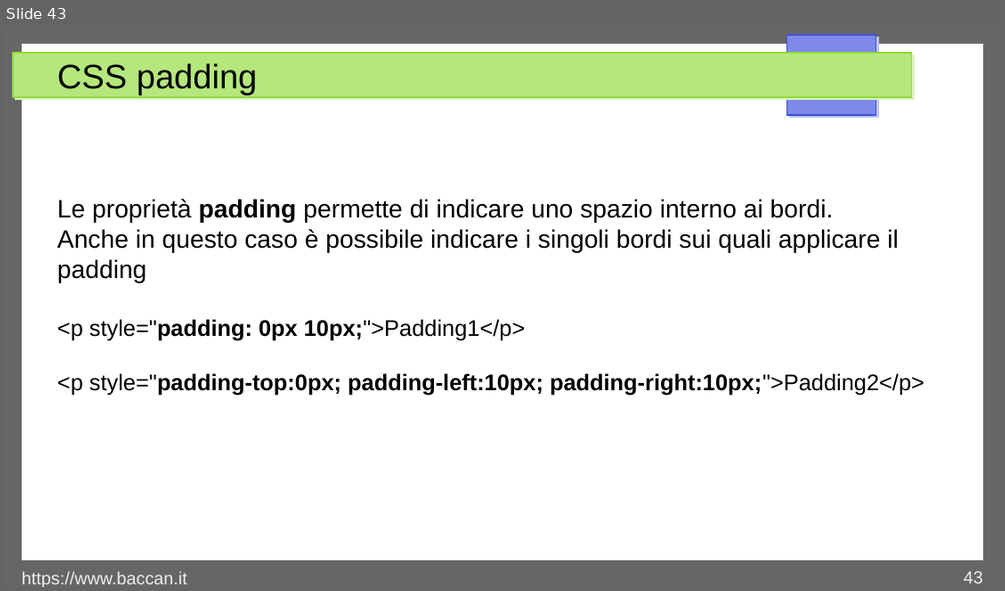
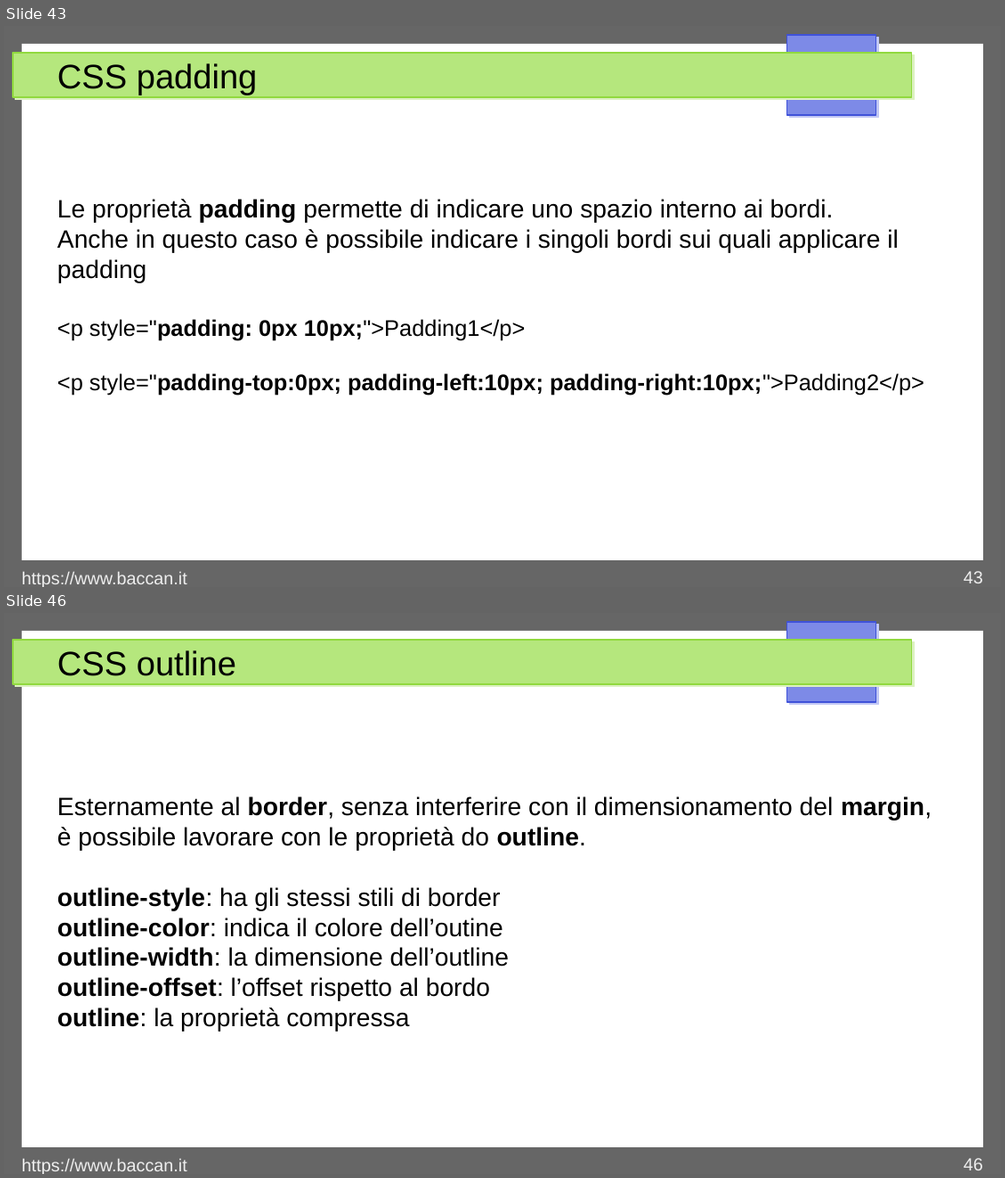
Before and after one commit to matteobaccan/CorsoCSS, a slide deck: Chapter_css.odp. Shown one above the other, each under a label of ours: slide 43 before the commit, slides 43 and 46 after it; the slides between them are not shown. The pictures are 1005x591 and 1005x1178 pixels, drawn with LibreOffice and Linux fonts; fonts in the diff are those of the drawing. Boxes give left, top, right and bottom in pixels: in the first picture for what was removed or moved away, otherwise in the second. Text is boxed around its words. In the diff, an @@ line names an element or a change of style, - is before the commit and + after.

```diff
--- a/Chapter_css.odp
+++ b/Chapter_css.odp
@@ slide 46 added at (4, 613, 1001, 1174), background #FFFFFF; not listed: 4 template elements that a slide beside it also shows @@
@@ title added at (57, 650, 236, 676), 27 pt, text #000000 @@
+CSS outline
@@ text added at (57, 796, 931, 1031), 20 pt, text #000000 @@
+Esternamente al border, senza interferire con il dimensionamento del margin, è possibile lavorare con le proprietà do outline.
+outline-style: ha gli stessi stili di border
+outline-color: indica il colore dell’outine
+outline-width: la dimensione dell’outline
+outline-offset: l’offset rispetto al bordo
+outline: la proprietà compressa
@@ text added at (22, 1158, 187, 1174), 14 pt, text #EEEEEE @@
+https://www.baccan.it
@@ page number added at (963, 1158, 983, 1170), 14 pt, text #EEEEEE @@
+46
```
Also in this commit, not shown: 1 slide changed, 3 other slides added, 6 other files.
